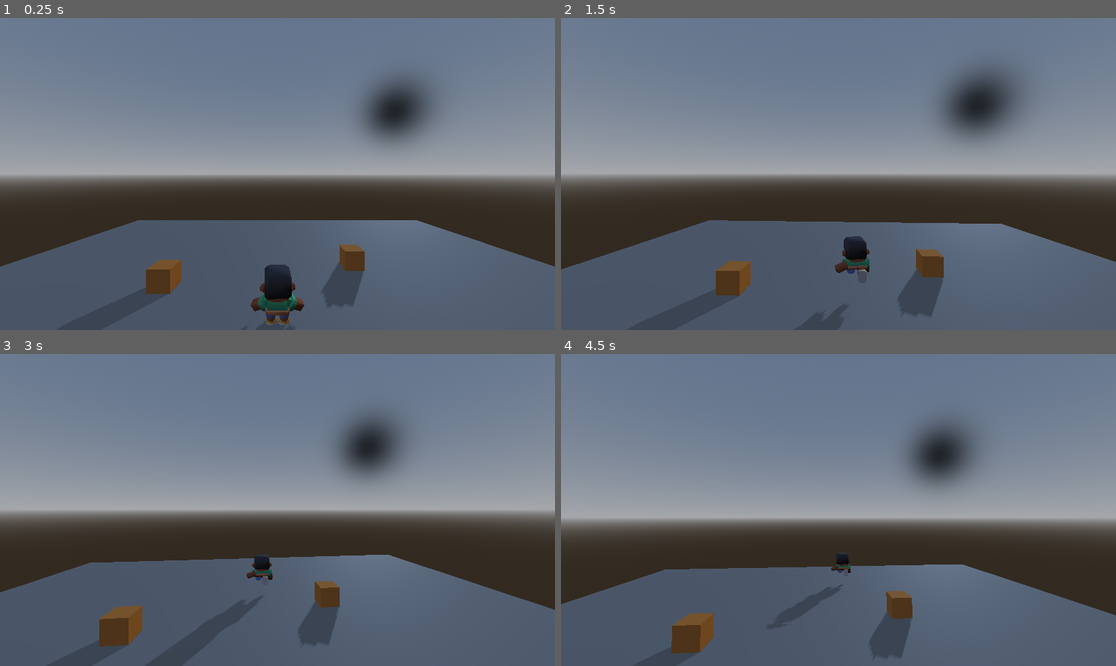
Above: before the commit, frames 1-4 (two rows, left to right).
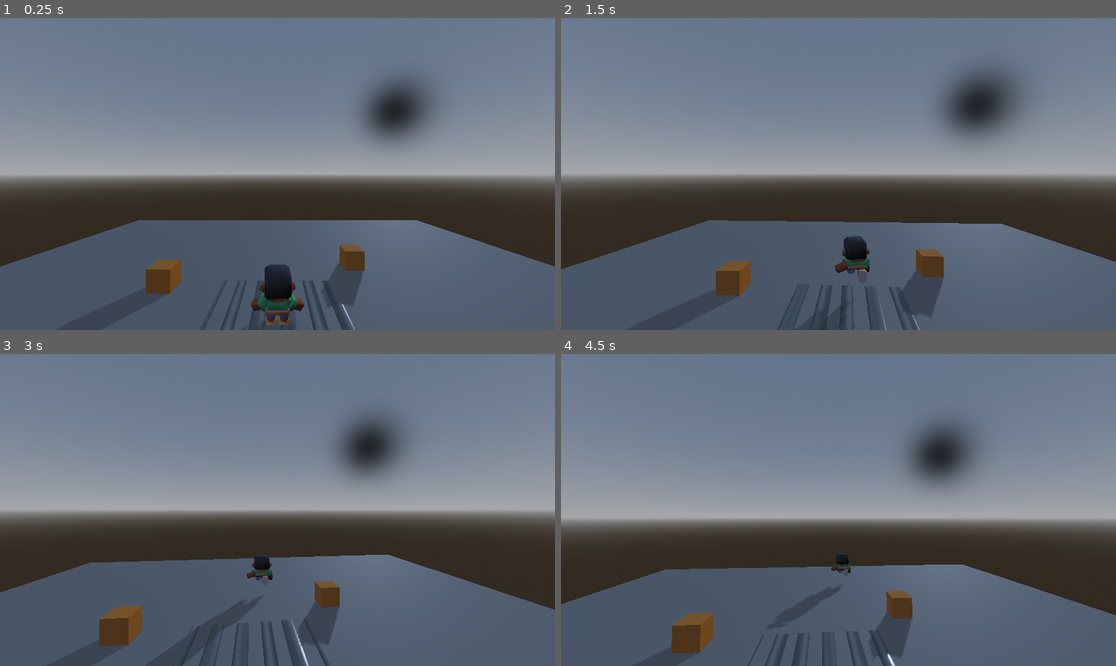
Above: after the commit, the same moments.

Repository: jhonatann-marquez/ZonaCero
Game: Godot game, scene res://main.tscn
The game is run twice, just before and just after one commit, with the same random seed, the same clock (stepped at 60 frames per second) and the same inputs.
Inputs (mouse positions are in pixels of both pictures, inside the frame that each line leads up to):
- Up to frame 1 (0.25 s): no input
- Up to frame 2 (1.5 s): move the mouse to (866, 174) at 0.52 s; hold Right mouse button (apuntar) 0.53-1.28 s; hold W (move_up) from 0.53 s (still down); move the mouse to (810, 174) at 1.27 s; tap Shift (correr) at 1.35 s
- Up to frame 3 (3 s): keep holding W (move_up); move the mouse to (288, 503) at 2.02 s; hold Right mouse button (apuntar) 2.03-2.78 s; move the mouse to (271, 516) at 2.77 s; tap Shift (correr) at 2.85 s
- Up to frame 4 (4.5 s): keep holding W (move_up); move the mouse to (877, 513) at 3.52 s; hold Right mouse button (apuntar) 3.53-4.28 s; move the mouse to (794, 506) at 4.27 s; tap Shift (correr) at 4.35 s

The runs differ from the first frame. In frame 1, 0.5% of the frame differs, in the area x 36-65%, y 84-100%; in frame 2, 0.4%; in frame 3, 0.5%; in frame 4, 0.4%.

Commit message:
T5 Tarea A: implementar clase Onda, shader de agua y malla subdividida en zona_a

Diff:
--- a/main.tscn
+++ b/main.tscn
@@ -5,6 +5,7 @@
 [ext_resource type="Script" uid="uid://cchv43eug6720" path="res://personaje.gd" id="1_pj"]
 [ext_resource type="PackedScene" uid="uid://bkmexfnojlmxi" path="res://personaje/character-male-a.glb" id="2_modelo"]
 [ext_resource type="Script" uid="uid://c3f1w6y7ay111" path="res://ciclo_dia.gd" id="5_lquwl"]
+[ext_resource type="Shader" uid="uid://d54gayp88uev" path="res://material_mundo.gdshader" id="6_7mycd"]
 
 [sub_resource type="ProceduralSkyMaterial" id="CieloMat"]
 
@@ -31,6 +32,23 @@
 [sub_resource type="CapsuleShape3D" id="Capsula"]
 radius = 0.35
 height = 1.75
+
+[sub_resource type="ShaderMaterial" id="ShaderMaterial_272bh"]
+render_priority = 0
+shader = ExtResource("6_7mycd")
+shader_parameter/color_bajo = Color(0.145, 0.165, 0.176, 1)
+shader_parameter/color_alto = Color(0.545, 0.573, 0.58, 1)
+shader_parameter/amplitud = 0.03
+shader_parameter/longitud = 1.0
+shader_parameter/periodo = 2.2
+shader_parameter/amplitud2 = 0.01
+shader_parameter/longitud2 = 0.37
+shader_parameter/periodo2 = 0.9
+
+[sub_resource type="PlaneMesh" id="PlaneMesh_qrw66"]
+size = Vector2(5, 5)
+subdivide_width = 73
+subdivide_depth = 1
 
 [node name="Main" type="Node3D" unique_id=190651866 node_paths=PackedStringArray("sol", "entorno", "ciclo")]
 script = ExtResource("1_1bvp3")
@@ -103,3 +121,7 @@
 
 [node name="CicloDia" type="Node3D" parent="." unique_id=305185717]
 script = ExtResource("5_lquwl")
+
+[node name="CharcoCalle" type="MeshInstance3D" parent="." unique_id=23871320]
+material_override = SubResource("ShaderMaterial_272bh")
+mesh = SubResource("PlaneMesh_qrw66")
--- /dev/null
+++ b/material_mundo.gdshader
@@ -0,0 +1,45 @@
+shader_type spatial;
+
+uniform vec3 color_bajo : source_color = vec3(0.145, 0.165, 0.176); // #252A2D
+uniform vec3 color_alto : source_color = vec3(0.545, 0.573, 0.580);  // #8B9294
+
+uniform float amplitud = 0.03;
+uniform float longitud = 1.0;
+uniform float periodo = 2.2;
+
+uniform float amplitud2 = 0.01;
+uniform float longitud2 = 0.37;
+uniform float periodo2 = 0.9;
+
+varying float altura;
+
+float onda(float x, float t, float a, float l, float p) {
+	return a * sin((TAU / l) * x - (TAU / p) * t);
+}
+
+float pendiente(float x, float t, float a, float l, float p) {
+	return a * (TAU / l) * cos((TAU / l) * x - (TAU / p) * t);
+}
+
+void vertex() {
+	float h1 = onda(VERTEX.x, TIME, amplitud, longitud, periodo);
+	float h2 = onda(VERTEX.x, TIME, amplitud2, longitud2, periodo2);
+
+	float s1 = pendiente(VERTEX.x, TIME, amplitud, longitud, periodo);
+	float s2 = pendiente(VERTEX.x, TIME, amplitud2, longitud2, periodo2);
+
+	float h_total = h1 + h2;
+	float s_total = s1 + s2;
+
+	VERTEX.y += h_total;
+	NORMAL = normalize(vec3(-s_total, 1.0, 0.0));
+	altura = h_total;
+}
+
+void fragment() {
+	float alt_max = amplitud + amplitud2;
+	float m = clamp(altura / (2.0 * alt_max) + 0.5, 0.0, 1.0);
+
+	ALBEDO = mix(color_bajo, color_alto, m);
+	ROUGHNESS = 0.2;
+}
--- /dev/null
+++ b/onda.gd
@@ -0,0 +1,20 @@
+class_name Onda
+extends RefCounted
+
+static func k(longitud: float) -> float:
+	return TAU / longitud
+
+static func w(periodo: float) -> float:
+	return TAU / periodo
+
+static func altura(x: float, t: float, amplitud: float, longitud: float, periodo: float) -> float:
+	return amplitud * sin(k(longitud) * x - w(periodo) * t)
+
+static func pendiente(x: float, t: float, amplitud: float, longitud: float, periodo: float) -> float:
+	return amplitud * k(longitud) * cos(k(longitud) * x - w(periodo) * t)
+
+static func normal(s: float) -> Vector3:
+	return Vector3(-s, 1.0, 0.0).normalized()
+
+static func mezcla_altura(h: float, altura_maxima: float) -> float:
+	return clampf(h / (2.0 * altura_maxima) + 0.5, 0.0, 1.0)
--- a/sistema_sol.gd
+++ b/sistema_sol.gd
@@ -10,6 +10,10 @@
 @export var ambiente_noche := 0.2
 
 func _ready() -> void:
+	print("--- PRUEBA TALLER 5 TAREA A ---")
+	print("k: ", Onda.k(1.0), " | w: ", Onda.w(2.2))
+	print("Altura Teórica en t=0 (x=0.25): ", Onda.altura(0.25, 0.0, 0.03, 1.0, 2.2))
+
 	aplicar_hora()
 
 func _process(delta: float) -> void:
Not shown, added: material_mundo.gdshader.uid
Not shown, added: onda.gd.uid
